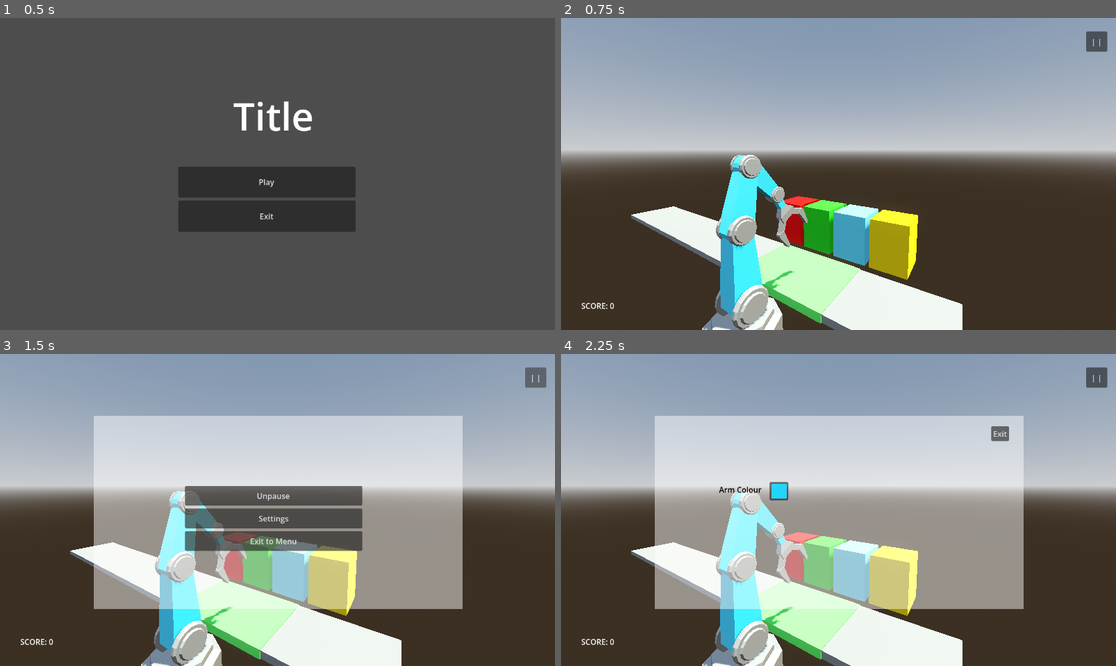
Above: before the commit, frames 1-4 (two rows, left to right).
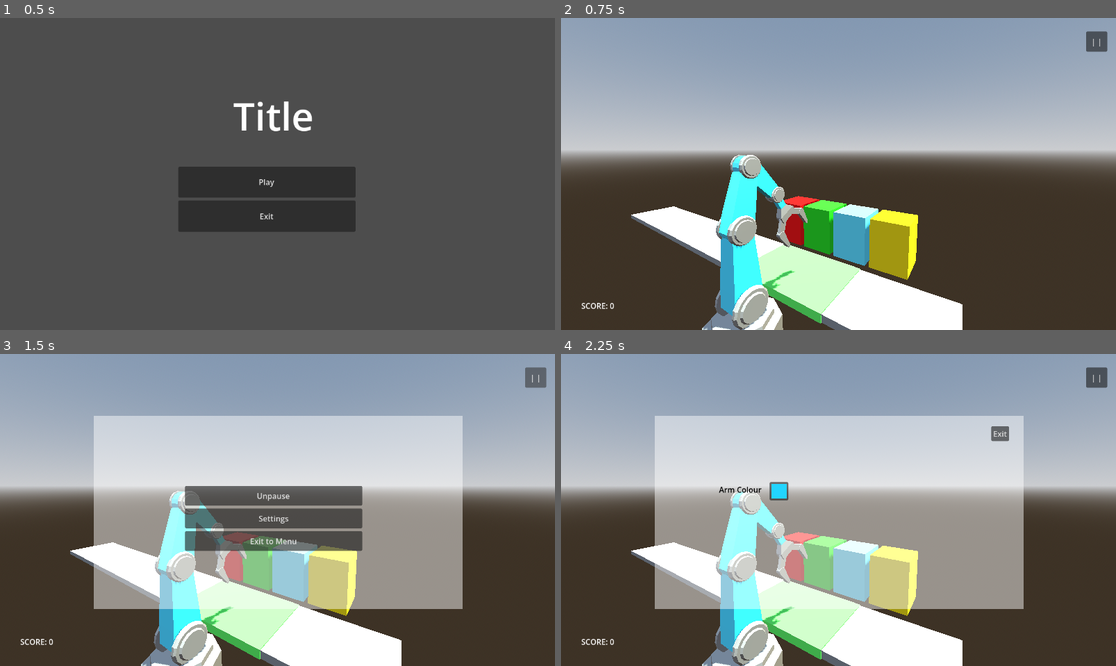
Above: after the commit, the same moments.

Repository: Helena-Schick/Recycling-game
Game: Godot game, scene res://scenes/main_menu.tscn
Two runs of this game, one before a commit and one after it. Both use one fixed random seed, a clock stepped at 60 frames per second and the inputs below. The project has no main scene, so this scene is started directly.
Inputs:
- Up to frame 1 (0.5 s): no input
- Up to frame 2 (0.75 s): click "Play" at 0.5 s
- Up to frame 3 (1.5 s): click "| |" at 1.25 s
- Up to frame 4 (2.25 s): click "Settings" at 2 s

Frame 1 is identical in both runs. In frame 2, 0.1% of the frame differs, in the area x 27-56%, y 44-100%; in frame 3, less than 0.1%; in frame 4, less than 0.1%.

Commit message:
fixed bug

Diff:
--- a/recycling-game-main/project.godot
+++ b/recycling-game-main/project.godot
@@ -44,6 +44,11 @@
 "events": [Object(InputEventKey,"resource_local_to_scene":false,"resource_name":"","device":-1,"window_id":0,"alt_press …(191 unchanged characters)…
 ]
 }
+ui_spacebar={
+"deadzone": 0.2,
+"events": [Object(InputEventKey,"resource_local_to_scene":false,"resource_name":"","device":-1,"window_id":0,"alt_pressed":false,"shift_pressed":false,"ctrl_pressed":false,"meta_pressed":false,"pressed":false,"keycode":0,"physical_keycode":32,"key_label":0,"unicode":32,"location":0,"echo":false,"script":null)
+]
+}
 
 [physics]
 
--- a/recycling-game-main/scenes/level.tscn
+++ b/recycling-game-main/scenes/level.tscn
@@ -19,7 +19,6 @@
 background_mode = 2
 sky = SubResource("Sky_w7c3h")
 tonemap_mode = 2
-glow_enabled = true
 
 [sub_resource type="StandardMaterial3D" id="StandardMaterial3D_klq6b"]
 albedo_color = Color(1, 0, 0, 0.4627451)
@@ -33,15 +32,17 @@
 [sub_resource type="StandardMaterial3D" id="StandardMaterial3D_2r41h"]
 albedo_color = Color(1, 0.8666667, 0, 0.5058824)
 
-[node name="level" type="Node3D" unique_id=447120380 node_paths=PackedStringArray("conveyor", "arm", "pause_menu", "score_display")]
+[node name="level" type="Node3D" unique_id=447120380 node_paths=PackedStringArray("arm", "conveyor", "camera_a", "camera_b", "pause_menu", "score_display")]
 script = ExtResource("1_mx8sn")
+arm = NodePath("arm")
 conveyor = NodePath("conveyer")
-arm = NodePath("arm")
+camera_a = NodePath("Camera A")
+camera_b = NodePath("Camera B")
 pause_menu = NodePath("CanvasLayer/pause_menu")
+score_display = NodePath("CanvasLayer/score_label")
+arm_material = ExtResource("4_klq6b")
+settings_menu = ExtResource("3_2r41h")
 main_menu_scene = ExtResource("2_ppgk2")
-score_display = NodePath("CanvasLayer/score_label")
-settings = ExtResource("3_2r41h")
-arm_colour = ExtResource("4_klq6b")
 
 [node name="DirectionalLight3D" type="DirectionalLight3D" parent="." unique_id=545371758]
 transform = Transform3D(-0.8943055, -0.41961607, 0.15537049, 0.23946981, -0.15551612, 0.95836776, -0.37798393, 0.8942802, 0.23956433, 0, 0, 0)
@@ -55,8 +56,11 @@
 level = NodePath("..")
 bin_markers = [NodePath("../bin/Marker3D"), NodePath("../bin2/Marker3D"), NodePath("../bin3/Marker3D"), NodePath("../bin4/Marker3D")]
 
-[node name="Camera3D" type="Camera3D" parent="." unique_id=1772572577]
+[node name="Camera A" type="Camera3D" parent="." unique_id=1772572577]
 transform = Transform3D(0.5252041, 0.10075898, -0.84499013, 9.737899e-09, 0.9929655, 0.118403986, 0.8509763, -0.062186267, 0.5215096, -5.7732453, 9.351351, 9.54465)
+
+[node name="Camera B" type="Camera3D" parent="." unique_id=1779872693]
+transform = Transform3D(0.9554897, 0.07037319, -0.2865083, 3.0473528e-09, 0.97113425, 0.23853347, 0.29502434, -0.22791629, 0.9279088, 3.5455012, 9.273868, 12.106898)
 
 [node name="conveyer" parent="." unique_id=1782603669 instance=ExtResource("4_mx8sn")]
 transform = Transform3D(1, 0, 0, 0, 1, 0, 0, 0, 1, 5, 0, -10)
@@ -120,30 +124,37 @@
 metadata/_edit_use_anchors_ = true
 
 [node name="score_label" type="Label" parent="CanvasLayer" unique_id=22530594]
-offset_left = 42.0
-offset_top = 586.0
-offset_right = 103.0
-offset_bottom = 609.0
+anchors_preset = -1
+anchor_left = 0.036458332
+anchor_top = 0.904321
+anchor_right = 0.096354164
+anchor_bottom = 0.9398148
+offset_right = -8.0
 text = "SCORE: 0"
+metadata/_edit_use_anchors_ = true
 
 [node name="pause_menu" type="CanvasLayer" parent="CanvasLayer" unique_id=1263451532]
 process_mode = 2
 visible = false
 
 [node name="ColorRect" type="ColorRect" parent="CanvasLayer/pause_menu" unique_id=2075976138]
-offset_left = 194.0
-offset_top = 128.0
-offset_right = 960.0
-offset_bottom = 529.0
+anchors_preset = -1
+anchor_left = 0.16840278
+anchor_top = 0.19753087
+anchor_right = 0.8333333
+anchor_bottom = 0.81635803
 color = Color(1, 1, 1, 0.47058824)
+metadata/_edit_use_anchors_ = true
 
 [node name="VBoxContainer" type="VBoxContainer" parent="CanvasLayer/pause_menu" unique_id=2001053212]
-offset_left = 384.0
-offset_top = 274.0
-offset_right = 752.0
-offset_bottom = 409.0
+anchors_preset = -1
+anchor_left = 0.33333334
+anchor_top = 0.4228395
+anchor_right = 0.6527778
+anchor_bottom = 0.63117284
 theme_override_constants/separation = 6
 alignment = 1
+metadata/_edit_use_anchors_ = true
 
 [node name="Resume" type="Button" parent="CanvasLayer/pause_menu/VBoxContainer" unique_id=1112605140]
 layout_mode = 2
--- a/recycling-game-main/scenes/main_menu.tscn
+++ b/recycling-game-main/scenes/main_menu.tscn
@@ -13,23 +13,25 @@
 
 [node name="Label" type="Label" parent="." unique_id=421233001]
 layout_mode = 0
-offset_left = 337.0
-offset_top = 133.0
-offset_right = 799.0
-offset_bottom = 273.0
+anchor_left = 0.2925347
+anchor_top = 0.20524691
+anchor_right = 0.6935764
+anchor_bottom = 0.4212963
 theme_override_font_sizes/font_size = 80
 text = "Title"
 horizontal_alignment = 1
 vertical_alignment = 1
+metadata/_edit_use_anchors_ = true
 
 [node name="VBoxContainer" type="VBoxContainer" parent="." unique_id=1245542633]
 layout_mode = 0
-offset_left = 370.0
-offset_top = 309.0
-offset_right = 738.0
-offset_bottom = 444.0
+anchor_left = 0.32118055
+anchor_top = 0.47685185
+anchor_right = 0.640625
+anchor_bottom = 0.6851852
 theme_override_constants/separation = 6
 alignment = 1
+metadata/_edit_use_anchors_ = true
 
 [node name="Play" type="Button" parent="VBoxContainer" unique_id=1598399180]
 layout_mode = 2
--- a/recycling-game-main/scenes/settings_menu.tscn
+++ b/recycling-game-main/scenes/settings_menu.tscn
@@ -55,4 +55,4 @@
 metadata/_edit_use_anchors_ = true
 
 [connection signal="pressed" from="Button" to="." method="_on_exit_pressed"]
-[connection signal="color_changed" from="ColorPickerButton" to="." method="set_colour"]
+[connection signal="color_changed" from="ColorPickerButton" to="." method="_set_colour"]
--- a/recycling-game-main/scripts/arm.gd
+++ b/recycling-game-main/scripts/arm.gd
@@ -1,13 +1,13 @@
 extends Node3D
 
-@export var ik : Node
-@export var rest : Node
-@export var level : Node
-@export var marker : Node
-@export var armature : Node
-@export var animation : Node
-@export var ik_target : Node
-@export var bin_markers : Array[Node]
+@export var ik : Node ## the inverse kinematics node
+@export var rest : Node ## the rest position for the arm
+@export var level : Node ## the root node for the level scene
+@export var marker : Node ## the marker for the position of the claw
+@export var armature : Node ## the armature for the arm
+@export var animation : Node ## the animation player for the claw
+@export var ik_target : Node ## the target for inverse kinematics
+@export var bin_markers : Array[Marker3D] ## an array of marker3Ds for the bins
 
 const SPEED : float = 15.0
 const Y_MOVEMENT_SCALE : int = 3
@@ -26,10 +26,6 @@
 
 # Called every frame. 'delta' is the elapsed time since the previous frame.
 func _process(delta: float) -> void:
-	movement(delta)
-
-
-func movement(delta: float) -> void:
 	if target_item:
 		target_pos = target_item.global_position
 		var dir = abs(marker.global_position.direction_to(target_pos))
@@ -48,23 +44,23 @@
 		if marker.global_position == target_pos:
 			_reached_target()
 
-	# move the arm to the position of the marker
+	# move and rotate the arm to the position of the marker
 	ik_target.position.y = marker.position.y
 	ik_target.position.x = sqrt(pow(marker.position.x, 2) + pow(marker.position.z, 2))
 	armature.rotation.y = atan2(-marker.position.z, marker.position.x)
 
 
 func _reached_target() -> void:
+	# pick up rubbish item
 	if target_item.is_in_group("rubbish_items"):
-		# pick up rubbish item
 		target_item.reparent(marker, true)
 		grabbed_item = target_item
 		target_item.sleeping = true
 		target_item = bin_markers[target_bin] # new target
 		animation.play("close_claw")
 
+	# drop item in bin
 	elif target_item in bin_markers:
-		# drop item
 		grabbed_item.reparent(level, true)
 		grabbed_item.sleeping = false
 		grabbed_item = null
--- a/recycling-game-main/scripts/conveyer.gd
+++ b/recycling-game-main/scripts/conveyer.gd
@@ -6,6 +6,7 @@
 const SPEED = 5
 
 
+## returns the first item on the conveyer to be grabbed
 func grab_item():
 	var bodies = target_area.get_overlapping_bodies()
 	if bodies:
--- a/recycling-game-main/scripts/level.gd
+++ b/recycling-game-main/scripts/level.gd
@@ -1,23 +1,26 @@
 extends Node3D
 
-@export var conveyor : Node
-@export var arm : Node
-@export var pause_menu : Node
-@export var main_menu_scene : PackedScene
-@export var score_display : Node
-@export var settings : PackedScene
-@export var arm_colour : Resource
+@export var arm : Node ##The mechanical arm node
+@export var conveyor : Node ##The conveyer belt node
+@export var camera_a : Node ##The main camera
+@export var camera_b : Node ##The second camera to switch to
+@export var pause_menu : Node ##The pause menu canvas layer
+@export var score_display : Node ##The label that displays the player's score
+@export var arm_material : Resource ##The material resource for the arm
+@export var settings_menu : PackedScene ##The scene for the settings menu
+@export var main_menu_scene : PackedScene ##The main menu packed scene
 
 var score : int = 0
+var current_camera : int = 0
 
 
 func _ready() -> void:
 	Global.load_data()
-	arm_colour.albedo_color = Global.colour
-
+	arm_material.albedo_color = Global.colour
 
 
 func _unhandled_input(_event: InputEvent) -> void:
+	# handle inputs for controls
 	if Input.is_action_just_pressed("ui_1"):
 		_move_item(0)
 	if Input.is_action_just_pressed("ui_2"):
@@ -27,11 +30,20 @@
 	if Input.is_action_just_pressed("ui_4"):
 		_move_item(3)
 
+	# switch the active camera
+	if Input.is_action_just_pressed("ui_spacebar"):
+		current_camera = (current_camera + 1) % 2
+		if current_camera == 0:
+			camera_a.make_current()
+		else:
+			camera_b.make_current()
 
+
+## makes the arm move an item to a specific bin
 func _move_item(bin_number):
 	var item = conveyor.grab_item()
 	if item:
-		if item.is_in_group("rubbish_items"):
+		if item.is_in_group("rubbish_items") and not arm.grabbed_item:
 			arm.target_item = item
 			arm.target_bin = bin_number
 
@@ -53,11 +65,13 @@
 
 func change_score(value) -> void:
 	score += value
+	if score <= 0:
+		score = 0
 	score_display.text = "SCORE: " + str(score)
 
 
 func _on_settings_pressed() -> void:
-	var settings_menu = settings.instantiate()
+	var settings = settings_menu.instantiate()
 	pause_menu.visible = false
-	settings_menu.main = self
-	add_child(settings_menu)
+	settings.main = self
+	add_child(settings)
--- a/recycling-game-main/scripts/main_menu.gd
+++ b/recycling-game-main/scripts/main_menu.gd
@@ -1,9 +1,11 @@
 extends Control
 
 
+## start the game
 func _on_play_pressed() -> void:
 	get_tree().change_scene_to_file("res://scenes/level.tscn")
 
 
+## close the game
 func _on_exit_pressed() -> void:
 	get_tree().call_deferred("quit")
--- a/recycling-game-main/scripts/settings.gd
+++ b/recycling-game-main/scripts/settings.gd
@@ -1,20 +1,22 @@
 extends Control
-var main : Node
+
 @export var arm_material : Material
 @export var colour_picker : Node
-
+var main : Node
 
 # Called when the node enters the scene tree for the first time.
 func _ready() -> void:
 	colour_picker.color = Global.colour
 
 
+## closes the settings menu
 func _on_exit_pressed() -> void:
 	main.open_pause_menu()
 	call_deferred("queue_free")
 
 
-func set_colour(color: Color) -> void:
+## changes and saves the colour of the arm
+func _set_colour(color: Color) -> void:
 	arm_material.albedo_color = color
 	Global.colour = color
 	Global.save_data()
--- a/recycling-game-main/scripts/spawner.gd
+++ b/recycling-game-main/scripts/spawner.gd
@@ -11,7 +11,7 @@
 
 
 func _on_timer_timeout() -> void:
-	# start timer again
+	# restart timer
 	timer.wait_time = time + randf_range(-0.5, 0.5) * randomness * time
 	timer.start()
 
